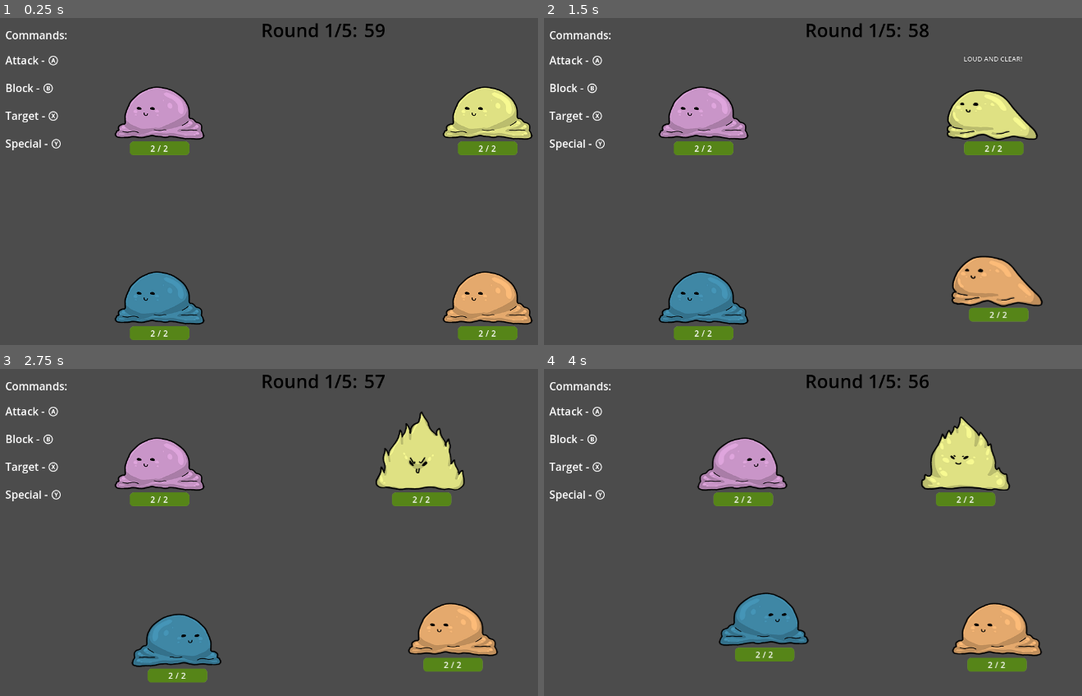
Above: before the commit, frames 1-4 (two rows, left to right).
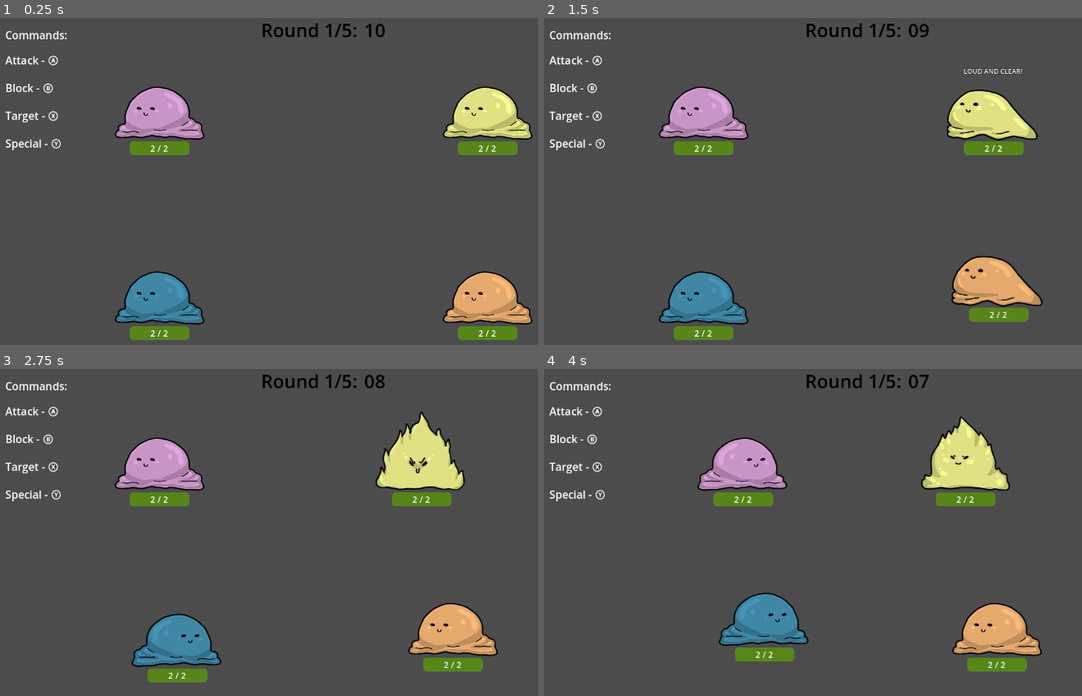
Above: after the commit, the same moments.

Repository: Galitie/mini-tyler-games
Game: Godot game, scene res://tylermon/tylermon.tscn
Same seed, same stepped clock (60 frames per second), same inputs: the game is played once before the commit and once after it. This scene is started directly instead of the project's main scene.
Inputs (mouse positions are in pixels of both pictures, inside the frame that each line leads up to):
- Up to frame 1 (0.25 s): no input
- Up to frame 2 (1.5 s): tap Enter (start) at 0.5 s; move the mouse to (1012, 184) at 0.52 s; hold Enter (start) 0.53-1.28 s; hold Right (move_piece_right) from 0.53 s (still down); tap Space (jump) at 0.77 s; move the mouse to (737, 220) at 1.27 s; tap B (tylermon_block) at 1.35 s
- Up to frame 3 (2.75 s): tap Space (jump) at 1.52 s; move the mouse to (387, 470) at 2.02 s; release Right (move_piece_right) at 2.03 s; hold A (move_left) from 2.03 s (still down); tap Y (tylermon_special) at 2.1 s
- Up to frame 4 (4 s): move the mouse to (834, 627) at 2.77 s; release A (move_left) at 2.78 s; hold Right (move_piece_right) from 2.78 s (still down); tap X (tylermon_target) at 2.85 s; tap Space (jump) at 3.02, 3.77 s; move the mouse to (1065, 607) at 3.52 s; hold Enter (start) from 3.53 s (still down)

The runs differ from the first frame. In frame 1, less than 0.1% of the frame differs, in the area x 67-72%, y 1-6%; in frame 2, 0.2%, in the area x 67-89%, y 1-18%; in frame 3, less than 0.1%; in frame 4, less than 0.1%.

Commit message:
Updated spacing in winners vbox

Diff:
--- a/tylermon/mon.tscn
+++ b/tylermon/mon.tscn
@@ -477,9 +477,9 @@
 anchor_right = 0.5
 anchor_bottom = 0.5
 offset_left = -64.0
-offset_top = -108.0
+offset_top = -84.0
 offset_right = 63.0
-offset_bottom = -82.0
+offset_bottom = -58.0
 grow_horizontal = 2
 grow_vertical = 2
 pivot_offset = Vector2(64, 12)
--- a/tylermon/transition_ui.gd
+++ b/tylermon/transition_ui.gd
@@ -64,4 +64,5 @@
 		var vbox = VBoxContainer.new()
 		vbox.add_child(label)
 		vbox.add_child(image)
+		vbox.set("theme_override_constants/separation", -40)
 		container.add_child(vbox)
--- a/tylermon/transition_ui.tscn
+++ b/tylermon/transition_ui.tscn
@@ -21,7 +21,7 @@
 
 [node name="vbox" type="VBoxContainer" parent="center_container"]
 layout_mode = 2
-theme_override_constants/separation = 40
+theme_override_constants/separation = 60
 
 [node name="vbox" type="VBoxContainer" parent="center_container/vbox"]
 layout_mode = 2
@@ -40,5 +40,5 @@
 
 [node name="winners" type="HBoxContainer" parent="center_container/vbox"]
 layout_mode = 2
-theme_override_constants/separation = 10
+theme_override_constants/separation = 20
 alignment = 1
--- a/tylermon/tylermon.tscn
+++ b/tylermon/tylermon.tscn
@@ -10,7 +10,7 @@
 
 [node name="tylermon" type="Node2D"]
 script = ExtResource("1_66guv")
-fight_length = 60
+fight_length = 11
 upgrade_length = 60
 max_rounds = 5
 
